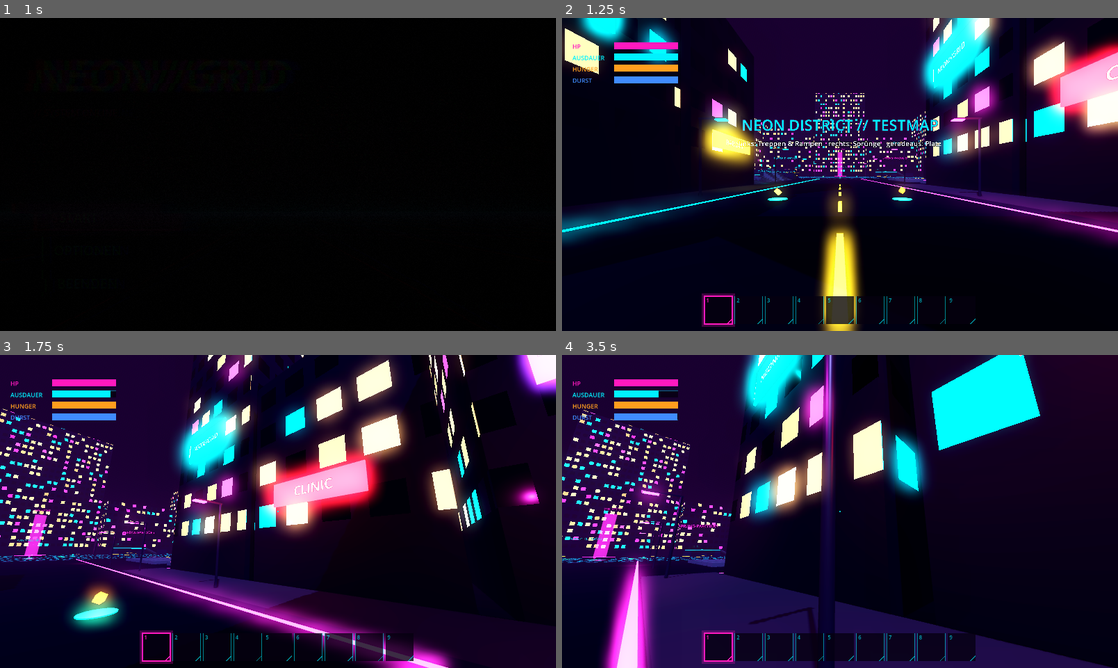
Above: before the commit, frames 1-4 (two rows, left to right).
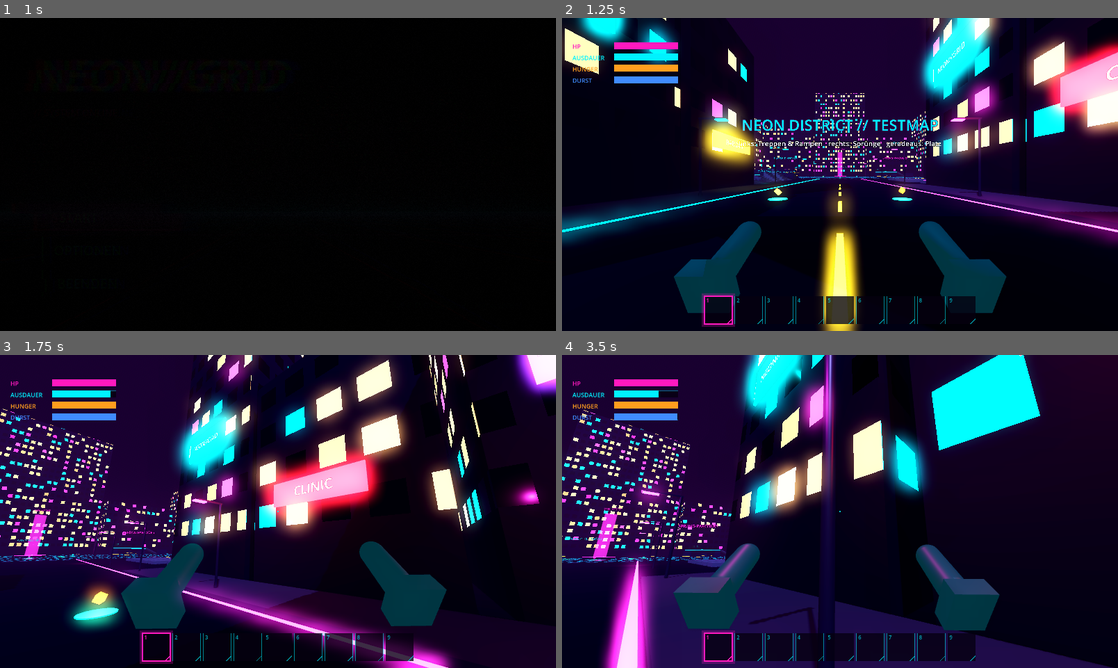
Above: after the commit, the same moments.

Repository: CaptainArschbart/Test
Game: Godot game, scene res://scenes/menu/main_menu.tscn
Same seed, same stepped clock (60 frames per second), same inputs: the game is played once before the commit and once after it.
Inputs (mouse positions are in pixels of both pictures, inside the frame that each line leads up to):
- Up to frame 1 (1 s): click "START" at 0.5 s
- Up to frame 2 (1.25 s): no input
- Up to frame 3 (1.75 s): tap Enter at 1.25 s; move the mouse to (305, 511) at 1.27 s; hold W (move_forward) from 1.28 s (still down); hold Shift (sprint) from 1.28 s (still down); tap Space (jump) at 1.52 s
- Up to frame 4 (3.5 s): keep holding W (move_forward); move the mouse to (812, 511) at 2.02 s; release Shift (sprint) at 2.03 s; tap Q (drop_item) at 2.1 s; tap Space (jump) at 2.27 s; tap Shift (sprint) at 2.3 s; move the mouse to (851, 505) at 2.77 s; hold Shift (sprint) from 2.78 s (still down); tap 1 (hotbar_1) at 2.85 s

Frame 1 is identical in both runs. In frame 2, 4.2% of the frame differs, in the area x 20-80%, y 64-95%; in frame 3, 4.5%, in the area x 21-81%, y 59-88%; in frame 4, 4.4%.

Commit message:
First-Person-Hände an der Kamera, Idle und Lauf-Wackeln.

Diff:
--- /dev/null
+++ b/scenes/hands/player_hands.gd
@@ -0,0 +1,67 @@
+class_name PlayerHands
+extends Node3D
+## First-Person-Hände unter der Kamera.
+##
+## Idle atmet leicht, Gehen und Sprint wackeln stärker. Die Pose aus der Szene
+## bleibt die Mitte; die Abweichung wird jedes Frame neu gesetzt, nicht aufaddiert.
+## Hängt an Camera3D, damit Drehen und Nicken die Hände mitnehmen.
+
+@export var bob_frequency: float = 2.2
+@export var walk_bob_amplitude: float = 0.012
+@export var sprint_bob_amplitude: float = 0.022
+@export var idle_bob_amplitude: float = 0.0035
+@export var idle_frequency: float = 1.15
+@export var sway_amplitude: float = 0.006
+## Unter dieser horizontalen Geschwindigkeit gilt der Spieler als stehend.
+@export var move_speed_epsilon: float = 0.45
+
+var _base_position: Vector3
+var _base_rotation: Vector3
+var _time: float = 0.0
+var _player: Player
+
+
+func _ready() -> void:
+	_base_position = position
+	_base_rotation = rotation
+	_player = _find_player()
+	if _player == null:
+		push_error("PlayerHands braucht einen Player über sich.")
+
+
+func _process(delta: float) -> void:
+	if _player == null:
+		return
+	var flat := Vector2(_player.velocity.x, _player.velocity.z)
+	var sprinting := _player.stats != null and _player.stats.is_sprinting()
+	apply_motion(delta, flat.length(), sprinting)
+
+
+## Idle, Gehen oder Sprint. `horizontal_speed` in Metern pro Sekunde.
+func apply_motion(delta: float, horizontal_speed: float, sprinting: bool) -> void:
+	var moving := horizontal_speed > move_speed_epsilon
+	var frequency := idle_frequency
+	var amplitude_y := idle_bob_amplitude
+	var amplitude_x := idle_bob_amplitude * 0.4
+	if moving and sprinting:
+		frequency = bob_frequency * 1.65
+		amplitude_y = sprint_bob_amplitude
+		amplitude_x = sway_amplitude * 1.5
+	elif moving:
+		frequency = bob_frequency
+		amplitude_y = walk_bob_amplitude
+		amplitude_x = sway_amplitude
+	_time += delta * frequency
+	var wave := sin(_time)
+	var sway := sin(_time * 0.5)
+	position = _base_position + Vector3(sway * amplitude_x, wave * amplitude_y, 0.0)
+	rotation = _base_rotation + Vector3(wave * amplitude_y * 2.0, 0.0, sway * amplitude_x * 1.5)
+
+
+func _find_player() -> Player:
+	var node: Node = self
+	while node != null:
+		if node is Player:
+			return node as Player
+		node = node.get_parent()
+	return null
--- /dev/null
+++ b/scenes/hands/player_hands.tscn
@@ -0,0 +1,42 @@
+[gd_scene load_steps=5 format=3]
+
+[ext_resource type="Script" path="res://scenes/hands/player_hands.gd" id="1_hands"]
+
+[sub_resource type="StandardMaterial3D" id="Mat_glove"]
+albedo_color = Color(0.1, 0.11, 0.14, 1)
+emission_enabled = true
+emission = Color(0, 0.45, 0.5, 1)
+emission_energy_multiplier = 0.4
+roughness = 0.45
+
+[sub_resource type="CapsuleMesh" id="Mesh_arm"]
+material = SubResource("Mat_glove")
+radius = 0.028
+height = 0.16
+
+[sub_resource type="BoxMesh" id="Mesh_palm"]
+material = SubResource("Mat_glove")
+size = Vector3(0.07, 0.035, 0.08)
+
+[node name="PlayerHands" type="Node3D"]
+script = ExtResource("1_hands")
+
+[node name="LeftHand" type="MeshInstance3D" parent="."]
+transform = Transform3D(1, 0, 0, 0, -0.330, -0.944, 0, 0.944, -0.330, -0.22, -0.16, -0.4)
+cast_shadow = 0
+mesh = SubResource("Mesh_arm")
+
+[node name="Palm" type="MeshInstance3D" parent="LeftHand"]
+transform = Transform3D(1, 0, 0, 0, 1, 0, 0, 0, 1, 0, 0.09, 0)
+cast_shadow = 0
+mesh = SubResource("Mesh_palm")
+
+[node name="RightHand" type="MeshInstance3D" parent="."]
+transform = Transform3D(1, 0, 0, 0, -0.330, -0.944, 0, 0.944, -0.330, 0.22, -0.16, -0.4)
+cast_shadow = 0
+mesh = SubResource("Mesh_arm")
+
+[node name="Palm" type="MeshInstance3D" parent="RightHand"]
+transform = Transform3D(1, 0, 0, 0, 1, 0, 0, 0, 1, 0, 0.09, 0)
+cast_shadow = 0
+mesh = SubResource("Mesh_palm")
--- a/scenes/player/player.gd
+++ b/scenes/player/player.gd
@@ -8,6 +8,7 @@
 ## Zahlentasten (belegbar als hotbar_1…9) und Mausrad wählen den Hotbar-Slot,
 ## "drop_item" wirft ein Stück davon weg. Beides gilt auch bei offenem Inventar.
 ## Sprinten verbraucht Ausdauer (PlayerStats). Ohne Hunger oder Durst sinken die HP.
+## %PlayerHands sitzt an der Kamera und wackelt bei Idle, Gehen und Sprint.
 ## "noclip" schaltet den Flugmodus um: durch Wände fliegen in Blickrichtung,
 ## "jump" hoch, "noclip_down" runter, "sprint" schneller.
 
@@ -47,6 +48,7 @@
 
 @onready var head: Node3D = $Head
 @onready var camera: Camera3D = $Head/Camera3D
+@onready var hands: PlayerHands = %PlayerHands
 @onready var inventory: Inventory = $Inventory
 @onready var stats: PlayerStats = $PlayerStats
 @onready var collision_shape: CollisionShape3D = $CollisionShape3D
--- a/scenes/player/player.tscn
+++ b/scenes/player/player.tscn
@@ -1,10 +1,11 @@
-[gd_scene load_steps=9 format=3]
+[gd_scene load_steps=10 format=3]
 
 [ext_resource type="Script" path="res://scenes/player/player.gd" id="1_player"]
 [ext_resource type="Script" path="res://scenes/inventory/inventory.gd" id="2_inventory"]
 [ext_resource type="PackedScene" path="res://scenes/inventory/inventory_ui.tscn" id="3_hud"]
 [ext_resource type="Script" path="res://scenes/survival/player_stats.gd" id="4_stats"]
 [ext_resource type="PackedScene" path="res://scenes/survival/survival_hud.tscn" id="5_hud"]
+[ext_resource type="PackedScene" path="res://scenes/hands/player_hands.tscn" id="6_hands"]
 
 [sub_resource type="CapsuleShape3D" id="CapsuleShape3D_body"]
 radius = 0.4
@@ -37,6 +38,10 @@
 [node name="Camera3D" type="Camera3D" parent="Head"]
 current = true
 fov = 80.0
+near = 0.05
+
+[node name="PlayerHands" parent="Head/Camera3D" instance=ExtResource("6_hands")]
+unique_name_in_owner = true
 
 [node name="Inventory" type="Node" parent="."]
 script = ExtResource("2_inventory")
Not shown, added: scenes/hands/player_hands.gd.uid
Not shown, changed: cursor_updatenotice.md
